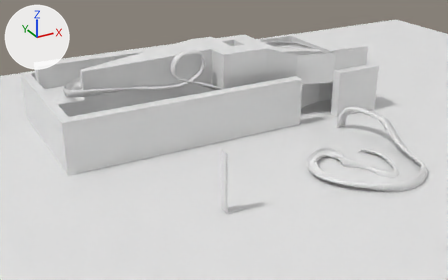
Two versions of the Blender file Assets/BlendFiles/HomePlanet.blend, one commit apart.
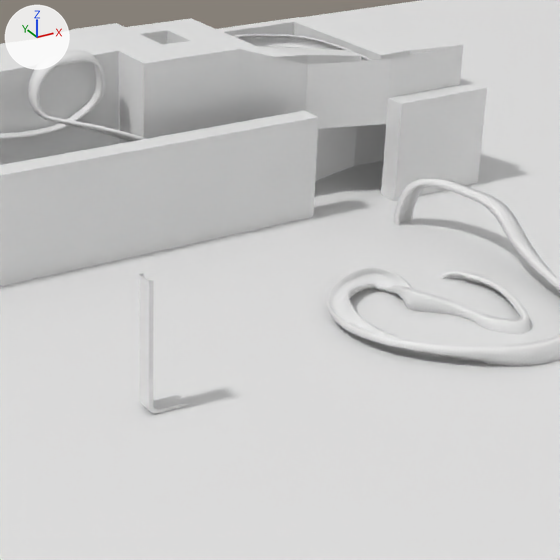
Each version is shown whole from a 50 mm lens placed at (-6457.0, -6785.0, 4488.0), pointed at (-1709.0, 1847.0, 172.0), then close up on the part from 35% to 92% of the width and 9% to 100% of the height. The axes (+X, +Y, +Z) are drawn at upper left. The lights are the same throughout. The last two pictures show the newer version.

Before the edit, the objects in view are built like this:
```python
me_cube = bpy.data.meshes.new('Cube')
me_cube.from_pydata(...)  # 48 vertices, 44 faces; spans x -4377.0..1911.0, y 2093.0..5040.0, z 40.0..945.0
me_cube_002 = bpy.data.meshes.new('Cube.002')
me_cube_002.from_pydata(...)  # 94 vertices, 100 faces; spans x -4584.0..1401.0, y -434.0..1759.0, z -102.0..1336.0
cu_béziercurve_001 = bpy.data.curves.new('BézierCurve.001', 'CURVE')
cu_béziercurve_001.dimensions = '3D'
_sp = cu_béziercurve_001.splines.new('BEZIER'); _sp.bezier_points.add(4)
_sp.bezier_points.foreach_set('co', [-196.7, 950.2, 0.0000615, -196.7, 62.8, 0.0, -86.75, 25.85, 0.0, 1.0, 25.85, 0.0, 131.8, -26.3, 0.0])
_sp.bezier_points.foreach_set('handle_left', [-196.7, 950.9, 0.0000614, -196.7, 233.3, 0.0000175, -110.2, 25.97, 0.0, 0.0, 25.85, 0.0, 130.8, -26.3, 0.0])
_sp.bezier_points.foreach_set('handle_right', [-196.7, 949.2, 0.0000615, -196.7, 25.85, 0.0, -86.05, 25.85, 0.0, 71.32, 25.85, 0.0, 132.8, -26.3, 0.0])
for _p, _l, _r in zip(_sp.bezier_points, ['ALIGNED', 'ALIGNED', 'ALIGNED', 'ALIGNED', 'ALIGNED'], ['ALIGNED', 'ALIGNED', 'ALIGNED', 'ALIGNED', 'ALIGNED']): _p.handle_left_type = _l; _p.handle_right_type = _r
_sp.order_u = 0
_sp.order_v = 0
_sp.use_smooth = False
cu_béziercurve_001.use_path = True
cu_béziercurve_001.bevel_mode = 'OBJECT'
cu_béziercurve_001.fill_mode = 'FULL'
cu_béziercurve_001.bevel_object = ob_space_ramp_shape_noimp
ob_innerwall_col = bpy.data.objects.new('InnerWall-col', me_cube_002)
ob_innerwall_col.location = (355.0, 2715.0, 102.0)
ob_outerwall_col = bpy.data.objects.new('OuterWall-col', me_cube)
ob_outerwall_col.location = (0.0, 0.0, -40.0)
ob_space_ramp_col = bpy.data.objects.new('space_ramp-col', cu_béziercurve_001)
ob_space_ramp_col.location = (-2550.0, -66.0, 0.0)
ob_space_ramp_col.rotation_euler = (1.571, 0.0, 0.0)  # degrees (90, 0, 0)
# also in view: 'FloorPlane-col' at (0.0, 0.0, 0.0); 'BézierCurve-col-noimp' at (-20.0, 434.0, 34.0); 'Track_1-col' at (-1308.0, 3456.0, 641.0)
```
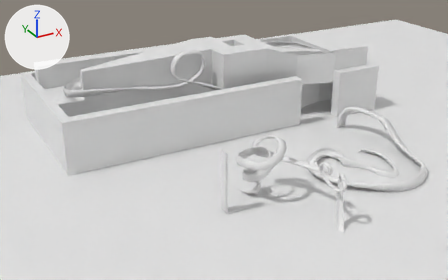
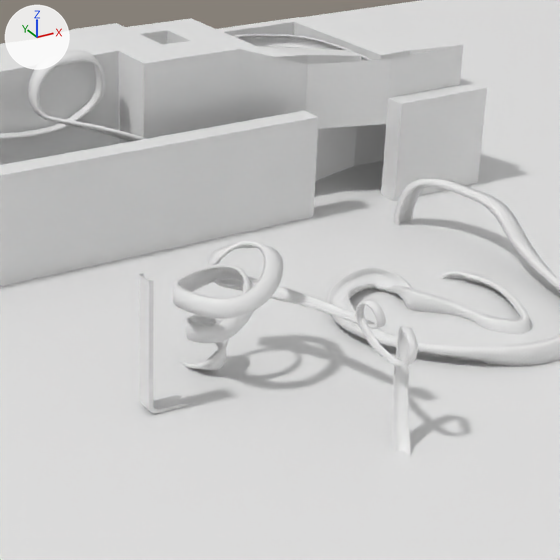
Boxes (x1, y1, x2, y2) around the edits, measured in the close-ups (560 x 560 px):
'Track_1-col.001', added: after (173, 240, 418, 458)

The change, as a list of edits to the scene's bpy script:
```text
Add cu_béziercurve_003:
    cu_béziercurve_003 = bpy.data.curves.new('BézierCurve.003', 'CURVE')
    cu_béziercurve_003.dimensions = '3D'
    _sp = cu_béziercurve_003.splines.new('BEZIER'); _sp.bezier_points.add(24)
    _sp.bezier_points.foreach_set('co', [2960.0, -15.62, -2972.0, 2999.0, 90.14, -2569.0, 3109.0, 241.3, -2665.0, 2904.0, 337.1, -2703.0, 3029.0, 442.7, -2407.0, 3252.0, 636.4, -2566.0, 2952.0, 651.5, -2733.0, 2739.0, 650.8, -2588.0, 2919.0, 661.4, -2253.0, 3354.0, 813.9, -2414.0, 3348.0, 815.5, -2740.0, 3175.0, 726.3, -2829.0, 3262.0, 558.7, -2826.0, 3527.0, 533.3, -2442.0, 3674.0, 576.8, -1758.0, 3646.0, 681.3, -1644.0, 3624.0, 727.2, -1788.0, 3603.0, 569.4, -1728.0, 3560.0, 545.4, -1535.0, 3528.0, 558.0, -1317.0, 3542.0, 659.5, -1205.0, 3579.0, 758.7, -1304.0, 3629.0, 651.5, -1392.0, 3541.0, 55.1, -1230.0, 3352.0, -35.31, -962.1])
    _sp.bezier_points.foreach_set('handle_left', [2960.0, -15.62, -3041.0, 2973.0, 23.67, -2620.0, 3127.0, 193.9, -2613.0, 2993.0, 314.5, -2763.0, 2924.0, 349.2, -2431.0, 3239.0, 599.9, -2479.0, 3087.0, 666.8, -2751.0, 2763.0, 642.0, -2680.0, 2814.0, 646.3, -2299.0, 3279.0, 777.4, -2294.0, 3429.0, 845.6, -2659.0, 3217.0, 776.4, -2812.0, 3212.0, 565.2, -2871.0, 3488.0, 529.5, -2517.0, 3677.0, 567.1, -1842.0, 3663.0, 625.5, -1639.0, 3624.0, 788.8, -1712.0, 3621.0, 588.4, -1831.0, 3575.0, 542.6, -1604.0, 3528.0, 547.3, -1373.0, 3537.0, 604.5, -1207.0, 3545.0, 757.1, -1241.0, 3625.0, 724.9, -1390.0, 3595.0, 249.1, -1349.0, 3398.0, -27.73, -1048.0])
    _sp.bezier_points.foreach_set('handle_right', [2960.0, -15.62, -2904.0, 3038.0, 188.4, -2494.0, 3084.0, 307.8, -2739.0, 2788.0, 366.8, -2625.0, 3153.0, 553.5, -2378.0, 3272.0, 697.1, -2710.0, 2819.0, 636.2, -2715.0, 2720.0, 658.0, -2513.0, 3129.0, 691.3, -2163.0, 3412.0, 842.8, -2509.0, 3302.0, 798.6, -2786.0, 3110.0, 648.7, -2854.0, 3365.0, 545.1, -2732.0, 3592.0, 539.7, -2318.0, 3671.0, 584.5, -1692.0, 3629.0, 736.9, -1649.0, 3624.0, 685.9, -1839.0, 3582.0, 549.1, -1617.0, 3539.0, 549.4, -1439.0, 3527.0, 573.3, -1237.0, 3548.0, 724.5, -1202.0, 3611.0, 760.2, -1364.0, 3636.0, 500.2, -1396.0, 3516.0, -34.61, -1175.0, 3304.0, -43.17, -873.1])
    for _p, _l, _r in zip(_sp.bezier_points, ['ALIGNED', 'ALIGNED', 'ALIGNED', 'ALIGNED', 'ALIGNED', 'ALIGNED', 'ALIGNED', 'ALIGNED', 'ALIGNED', 'ALIGNED', 'ALIGNED', 'ALIGNED', 'ALIGNED', 'ALIGNED', 'ALIGNED', 'ALIGNED', 'ALIGNED', 'ALIGNED', 'ALIGNED', 'ALIGNED', 'ALIGNED', 'ALIGNED', 'ALIGNED', 'ALIGNED', 'ALIGNED'], ['ALIGNED', 'ALIGNED', 'ALIGNED', 'ALIGNED', 'ALIGNED', 'ALIGNED', 'ALIGNED', 'ALIGNED', 'ALIGNED', 'ALIGNED', 'ALIGNED', 'ALIGNED', 'ALIGNED', 'ALIGNED', 'ALIGNED', 'ALIGNED', 'ALIGNED', 'ALIGNED', 'ALIGNED', 'ALIGNED', 'ALIGNED', 'ALIGNED', 'ALIGNED', 'ALIGNED', 'ALIGNED']): _p.handle_left_type = _l; _p.handle_right_type = _r
    _sp.bezier_points.foreach_set('radius', [1.0, 1.0, 1.0, 1.0, 1.0, 1.0, 1.0, 1.0, 1.0, 1.0, 1.0, 1.0, 1.0, 1.0, 0.457, 0.457, 0.457, 0.457, 0.457, 0.457, 0.457, 0.457, 0.585, 0.791, 0.791])
    _sp.bezier_points.foreach_set('tilt', [-1.453, -2.085, -0.723, -0.0426, 0.0487, 0.598, 1.437, 1.343, 1.16, 0.786, 0.839, 0.107, 0.226, -0.0761, -0.0761, -0.0761, 0.282, 0.635, 0.635, 0.635, 0.456, 0.314, 0.635, 0.506, 0.506])
    _sp.order_u = 0
    _sp.order_v = 0
    _sp.resolution_u = 20
    cu_béziercurve_003.bevel_mode = 'OBJECT'
    cu_béziercurve_003.resolution_u = 20
    cu_béziercurve_003.fill_mode = 'FULL'
    cu_béziercurve_003.use_fill_caps = True
    cu_béziercurve_003.bevel_object = ob_space_ramp_shape_noimp
Add ob_track_1_col_001:
    ob_track_1_col_001 = bpy.data.objects.new('Track_1-col.001', cu_béziercurve_003)
    ob_track_1_col_001.location = (-5133.0, -2429.0, 0.0)
    ob_track_1_col_001.rotation_euler = (1.571, 0.0, 0.0)  # degrees (90, 0, 0)
```
